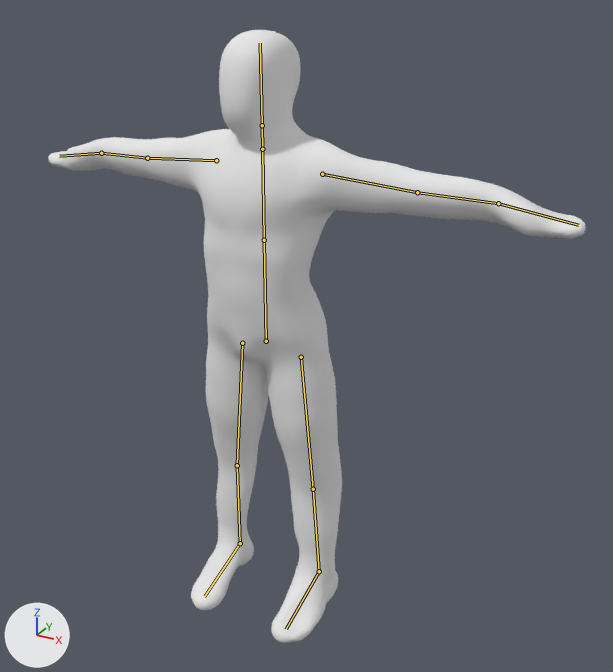
The Blender file modells/testanim/testrig.blend: old version first, new version second.
The view is the same before and after, from a camera (50 mm lens) standing at (2.91, -4.71, 2.58) and looking at (0.53, -0.38, 0.42). Every picture has the same lights, and +X, +Y and +Z are marked at lower left. The bones that bend it are drawn over the model as lines.
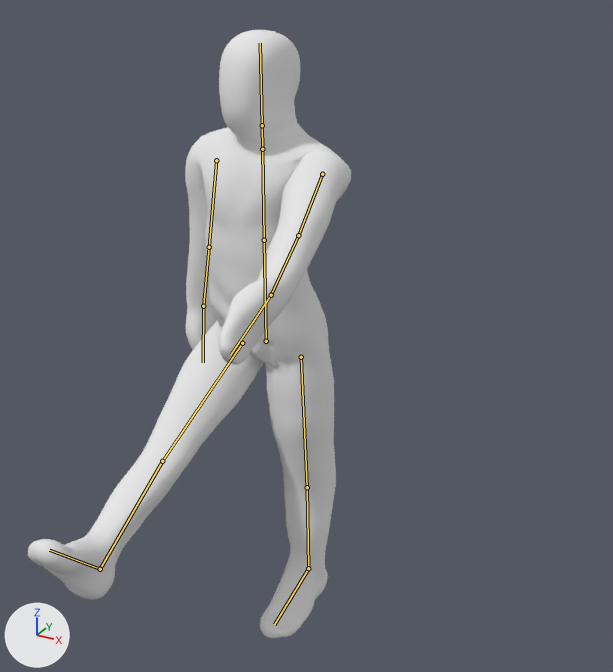
The newer file adds an action. The first version stands in its rest pose; the second is drawn at frame 60 of the action 'marschieren'.

Pixel boxes (x1, y1, x2, y2) of what changed, in the pictures (613 x 672 px):
'Mesh', posed (40% narrower)
    before: (48, 30, 586, 643)
    after: (28, 30, 351, 638)
bone 'oberarm_L', root to tip
    before: (322, 174) to (417, 192)
    after: (322, 174) to (298, 235)
bone 'unterarm_L', root to tip
    before: (417, 192) to (498, 203)
    after: (298, 235) to (271, 295)
bone 'oberarm_R', root to tip
    before: (216, 160) to (147, 158)
    after: (216, 160) to (209, 247)
bone 'oberschenkel_L', root to tip
    before: (301, 357) to (313, 489)
    after: (301, 357) to (307, 487)
bone 'oberschenkel_L.001', root to tip
    before: (242, 343) to (237, 465)
    after: (242, 343) to (162, 461)

The edits, one by one:
Bone 'oberarm_L' (bone_oberarm_l) turns from (0, 0, 0) to (-68, -9, 81) degrees about its own x, y and z.
Bone 'unterarm_L' (bone_unterarm_l) turns from (0, 0, 0) to (0, 1, 7) degrees about its own x, y and z.
Bone 'oberarm_R' (bone_oberarm_r) turns from (0, 0, 0) to (-1, -3, -76) degrees about its own x, y and z.
Bone 'oberschenkel_L' (bone_oberschenkel_l) turns from (0, 0, 0) to (0, 0, 3) degrees about its own x, y and z.
Bone 'oberschenkel_L.001' (bone_oberschenkel_l_001) turns from (0, 0, 0) to (-64, 1, -5) degrees about its own x, y and z.
